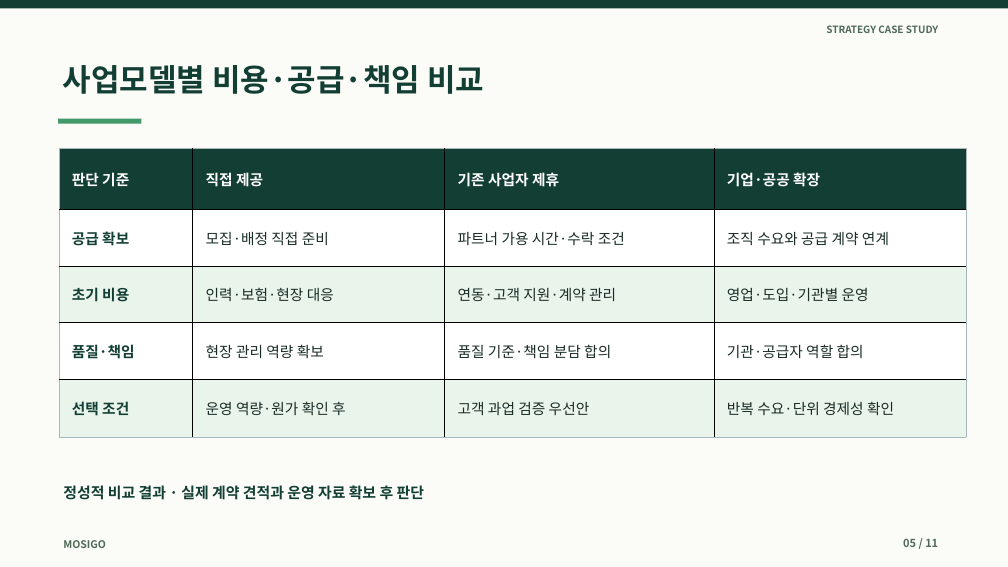
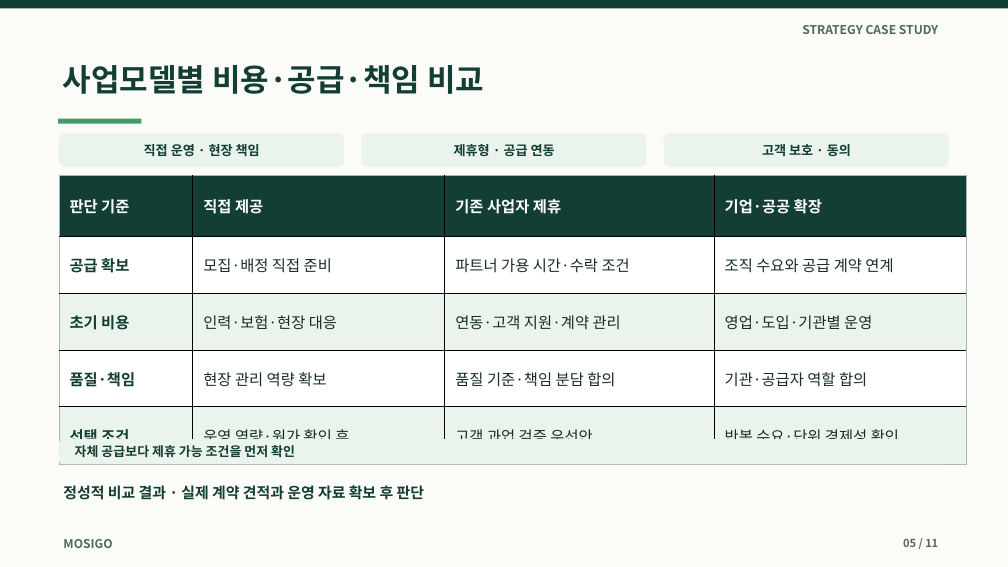
Before and after one commit to dohyunkimmm/mosigo-case-study, a slide deck: slide 5 of downloads/mosigo_report.pptx. Drawn at 1008x567 pixels with LibreOffice and Linux fonts; fonts in the diff are those of the drawing. Boxes give left, top, right and bottom in pixels: in the first picture for what was removed or moved away, otherwise in the second. Text is boxed around its words. In the diff, an @@ line names an element or a change of style, - is before the commit and + after.

Commit message:
design: MOSIGO Case Study 본문·발표자료·문서 QA 개선
* style: improve MOSIGO readability and mobile document controls

* content: use clear scenario terminology and clarify estimates without overstating outcomes

* content: adopt neutral scenario and planning language in MOSIGO materials

* content: adopt neutral scenario and planning language in MOSIGO materials

* design: modernize MOSIGO 11-slide editable presentation and scenario labels

* ci: preserve reviewed MOSIGO editable slide visuals during preview regeneration

* content: harmonize MOSIGO IR wording while retaining recorded figures and layouts

* fix: normalize MOSIGO visual slide text fonts for PDF and QA

* test: align MOSIGO smoke with scenario labels

* test: support refreshed MOSIGO source and generated PDF slide wording

* copy: refine scenario terminology for natural Korean reading

* copy: refine scenario terminology for natural Korean reading

* fix: remove duplicated Korean label in MOSIGO business scenario controls

```diff
--- a/downloads/mosigo_report.pptx
+++ b/downloads/mosigo_report.pptx
@@ text "STRATEGY CASE STUDY" at bbox=[802, 25, 938, 34]: size 9.5 to 11.5 pt @@
@@ rounded rectangle added at bbox=[59, 133, 344, 167], fill #EAF4EC @@
@@ text added at bbox=[144, 144, 260, 156], 12.5 pt, text #123E33, bold @@
+직접 운영 · 현장 책임
@@ rounded rectangle added at bbox=[361, 133, 647, 167], fill #EAF4EC @@
@@ text added at bbox=[454, 144, 555, 156], 12.5 pt, text #123E33, bold @@
+제휴형 · 공급 연동
@@ rounded rectangle added at bbox=[664, 133, 949, 167], fill #EAF4EC @@
@@ text added at bbox=[762, 144, 851, 156], 12.5 pt, text #123E33, bold @@
+고객 보호 · 동의
@@ table at bbox=[59, 175, 966, 451] @@
@@ fill #E9F4EB to #EAF4EC in 8 cells @@
@@ size 14 to 14.6 pt @@
@@ text colour #192C25 to #172E25 in "모집·배정 직접 준비", "파트너 가용 시간·수락 조건", "조직 수요와 공급 계약 연계", "인력·보험·현장 대응" and 8 more places @@
@@ table: place and size @@
-table at bbox=[59, 148, 966, 437]
+table at bbox=[59, 175, 966, 451]
@@ rounded rectangle added at bbox=[59, 439, 949, 464], fill #EAF4EC @@
@@ text added at bbox=[75, 445, 295, 457], 12.3 pt, text #123E33, bold @@
+자체 공급보다 제휴 가능 조건을 먼저 확인
@@ text "MOSIGO" at bbox=[63, 539, 112, 548]: size 10 to 11.5 pt @@
```
Also in this commit, not shown: 10 other slides changed, 8 other files.
